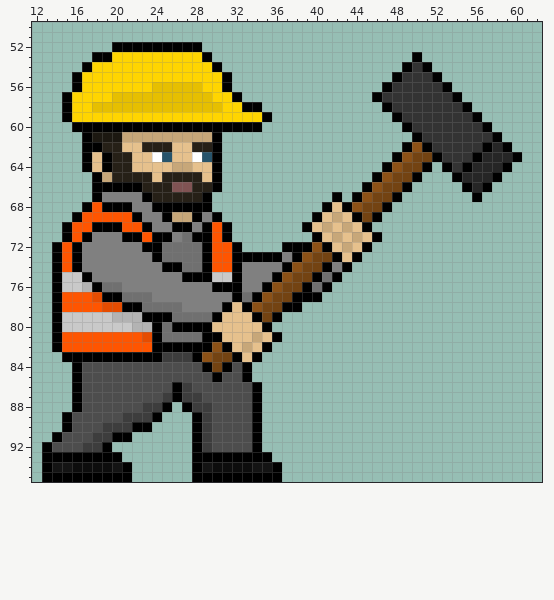
File history of a sprite sheet, Zombi Slayers/Assets/Resources/Arts/Player Characters/woods_animation_frames/woods_dynamite1.png. The first picture shows the starting point.
The file is 384x384 pixels, drawn in blocks of 4x4; one block is one cell here. Shown: x 12..62, y 50..95.
Once edited:
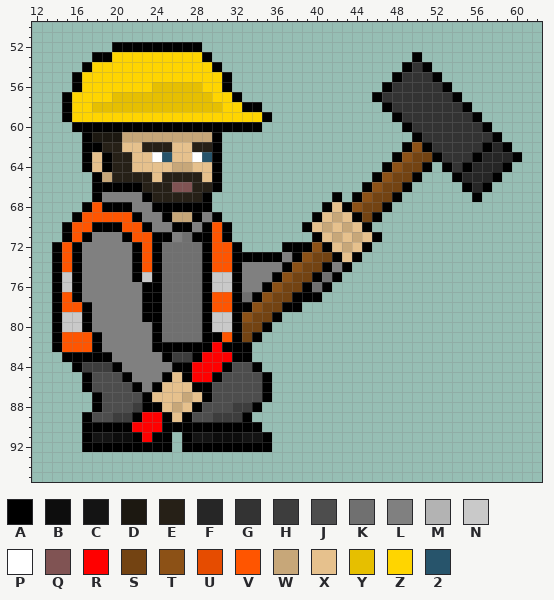
Palette (. is transparent): A #000000  B #0d0d0d  C #141414  D #1c1811  E #262017  F #262626  G #333333  H #3d3d3d  J #4d4d4d  K #707070  L #808080  M #b3b3b3  N #c9c9c9  P #ffffff  Q #805353  R #ff0000  S #734312  T #8c5116  U #e64c00  V #ff5500  W #c7a779  X #e6c18d  Y #e6bf00  Z #ffd500  2 #27546b
The exact change:
Changed rows in their new state; - is an unchanged pixel.
first column x 13:
71 ---------V--------------
72 ---------AV-------------
73 ---------AV-------------
74 ---------AVAKK----------
75 ---AL----ANAKKKK--------
76 ---ALLLL--AAKKKKANN-----
77 ---ALLLLLLAAKKKKAVV-----
78 ----ALLLLLAA--KKAVVA----
79 ----ALLLLL--K---ANNATS--
80 ----ALLLLLL--KKK-NNASS--
81 -----ALLLLL-------VASA..
82 -----ALLLLL------R-AA..-
83 -------LLLLLA---RRR-A.--
84 ----HHHALLLLLAARRR--JA--
85 ---.A---ALLLAXARR---JJA-
86 ---.A----ALAXXXAA----JA-
87 ---..A----AXXXWXA----JA-
88 ---..A---HAAXWXAJ--HH---
89 --..A--H-ARRAXAJJHHHA.--
90 --..AAAAARRRAAA-AAAAA---
91 -...ACCBBARAA-ACCBBBCCA-
92 ....AA-AAAAAA-A-AAAAA-A-
93 ........-------........-
94 .........------.........
95 .........------.........
Changed places in both pictures, as pixel boxes (x1, y1, x2, y2):
changed: (42, 232, 282, 482)
